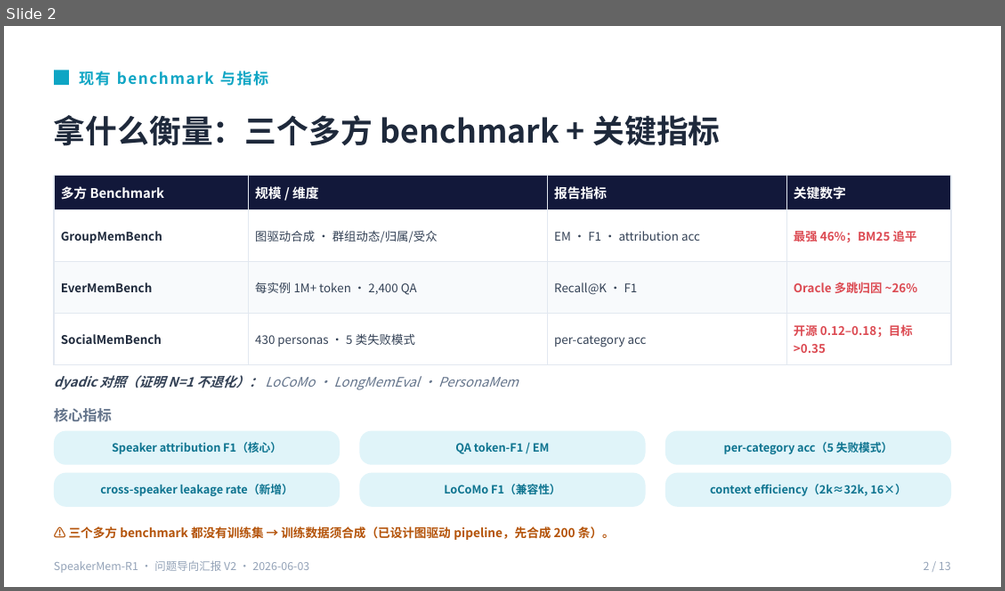
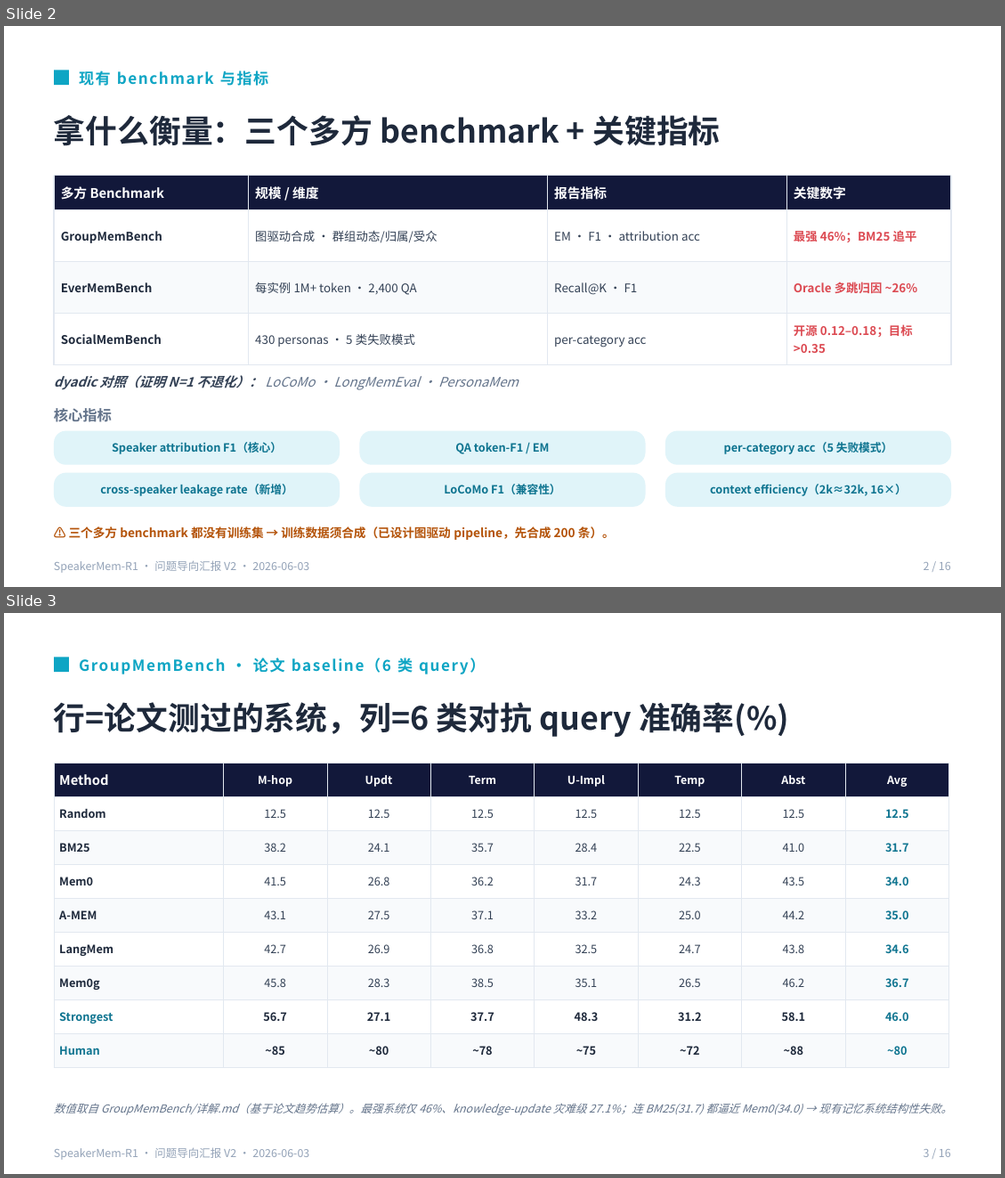
Before and after one commit to 2022hpsk/2026AAAI, a slide deck: SpeakerMem-R1-汇报V2-问题导向.pptx. Shown one above the other, each under a label of ours: slide 2 before the commit, slides 2 and 3 after it. The pictures are 1005x591 and 1005x1178 pixels, drawn with LibreOffice and Linux fonts; fonts in the diff are those of the drawing. Boxes give left, top, right and bottom in pixels: in the first picture for what was removed or moved away, otherwise in the second. Text is boxed around its words. In the diff, an @@ line names an element or a change of style, - is before the commit and + after.

```diff
--- a/SpeakerMem-R1-汇报V2-问题导向.pptx
+++ b/SpeakerMem-R1-汇报V2-问题导向.pptx
@@ slide 3 added at (4, 613, 1001, 1174), background #FFFFFF @@
@@ rectangle added at (54, 657, 69, 672), fill #0EA5C4 @@
@@ text added at (79, 657, 413, 674), 11 pt, text #0EA5C4, bold @@
+GroupMemBench · 论文 baseline（6 类 query）
@@ text added at (54, 702, 789, 737), 23 pt, text #1E293B, bold @@
+行=论文测过的系统，列=6 类对抗 query 准确率(%)
@@ table added at (54, 763, 949, 1058), 9 rows, 8 columns @@
+Method | M-hop | Updt | Term | U-Impl | Temp | Abst | Avg
+Random | 12.5 | 12.5 | 12.5 | 12.5 | 12.5 | 12.5 | 12.5
+BM25 | 38.2 | 24.1 | 35.7 | 28.4 | 22.5 | 41.0 | 31.7
+Mem0 | 41.5 | 26.8 | 36.2 | 31.7 | 24.3 | 43.5 | 34.0
+A-MEM | 43.1 | 27.5 | 37.1 | 33.2 | 25.0 | 44.2 | 35.0
+LangMem | 42.7 | 26.9 | 36.8 | 32.5 | 24.7 | 43.8 | 34.6
+Mem0g | 45.8 | 28.3 | 38.5 | 35.1 | 26.5 | 46.2 | 36.7
+Strongest | 56.7 | 27.1 | 37.7 | 48.3 | 31.2 | 58.1 | 46.0
+Human | ~85 | ~80 | ~78 | ~75 | ~72 | ~88 | ~80
@@ text added at (54, 1103, 952, 1115), 8 pt, text #64748B, italic @@
+数值取自 GroupMemBench/详解.md（基于论文趋势估算）。最强系统仅 46%、knowledge-update 灾难级 27.1%；连 BM25(31.7) 都逼近 Mem0(34.0) → 现有记忆系统结构性失败。
@@ text added at (54, 1147, 309, 1159), 8 pt, text #94A3B8 @@
+SpeakerMem-R1 · 问题导向汇报 V2 · 2026-06-03
@@ text added at (923, 1149, 951, 1157), 8 pt, text #94A3B8 @@
+3 / 16
@@ slide 2 changed as well @@
@@ text at (923, 562, 951, 570): text changed @@
-2 / 13
+2 / 16
```
Also in this commit, not shown: 12 other slides changed, 2 other slides added, 1 other file.
